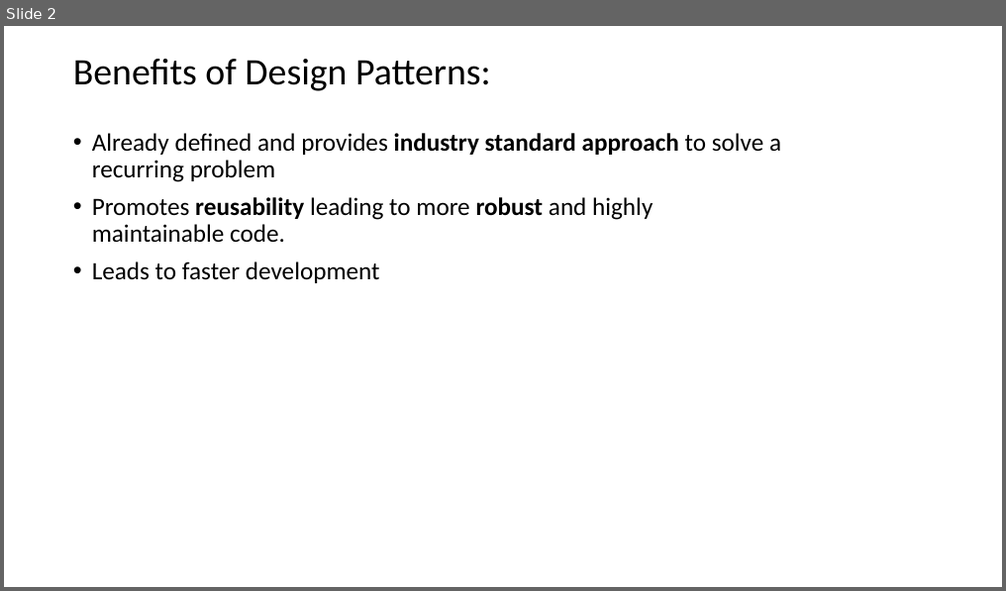
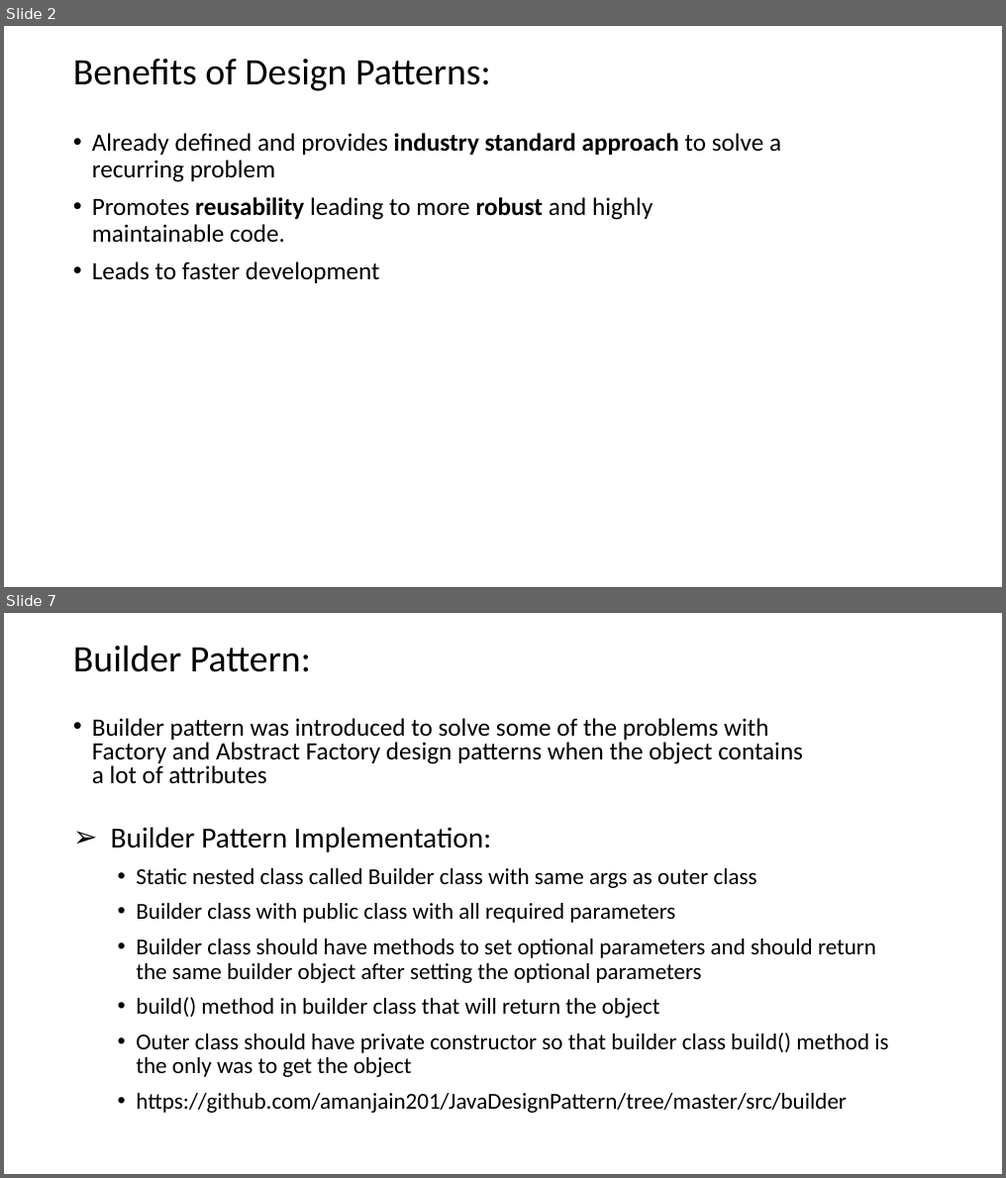
Before and after one commit to amanjain201/JavaDesignPattern, a slide deck: DesignPatterns.pptx. Shown one above the other, each under a label of ours: slide 2 before the commit, slides 2 and 7 after it; the slides between them are not shown. The pictures are 1006x591 and 1006x1178 pixels, drawn with LibreOffice and Linux fonts; fonts in the diff are those of the drawing. Boxes give left, top, right and bottom in pixels: in the first picture for what was removed or moved away, otherwise in the second. Text is boxed around its words. In the diff, an @@ line names an element or a change of style, - is before the commit and + after.

```diff
--- a/DesignPatterns.pptx
+++ b/DesignPatterns.pptx
@@ slide 7 added at (4, 613, 1002, 1174), background #FFFFFF @@
@@ title added at (73, 645, 311, 672), 36 pt, text #000000 @@
+Builder Pattern:
@@ text added at (92, 718, 803, 784), 24 pt, text #000000 @@
+• Builder pattern was introduced to solve some of the problems with Factory and Abstract Factory design patterns when the object contains a lot of attributes
@@ text added at (111, 827, 491, 853), 28 pt, text #000000 @@
+➢ Builder Pattern Implementation:
@@ text added at (136, 868, 888, 1113), 22 pt, text #000000 @@
+• Static nested class called Builder class with same args as outer class
+• Builder class with public class with all required parameters
+• Builder class should have methods to set optional parameters and should return the same builder object after setting the optional parameters
+• build() method in builder class that will return the object
+• Outer class should have private constructor so that builder class build() method is the only was to get the object
+• https://github.com/amanjain201/JavaDesignPattern/tree/master/src/builder
```
Also in this commit, not shown: 2 slides changed, 10 other slides added, 1 slide removed, 2 other files.
